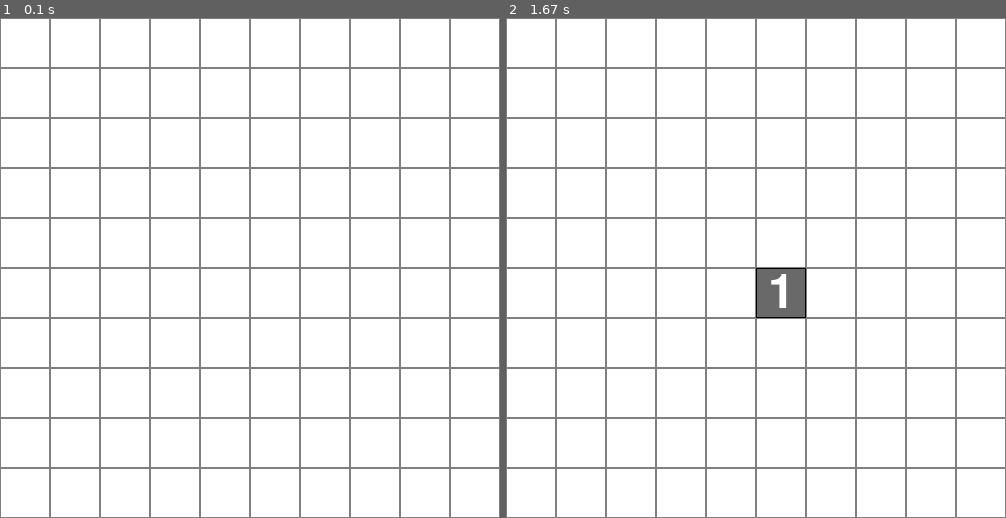
Above: before the commit, frames 1-2 (left to right).
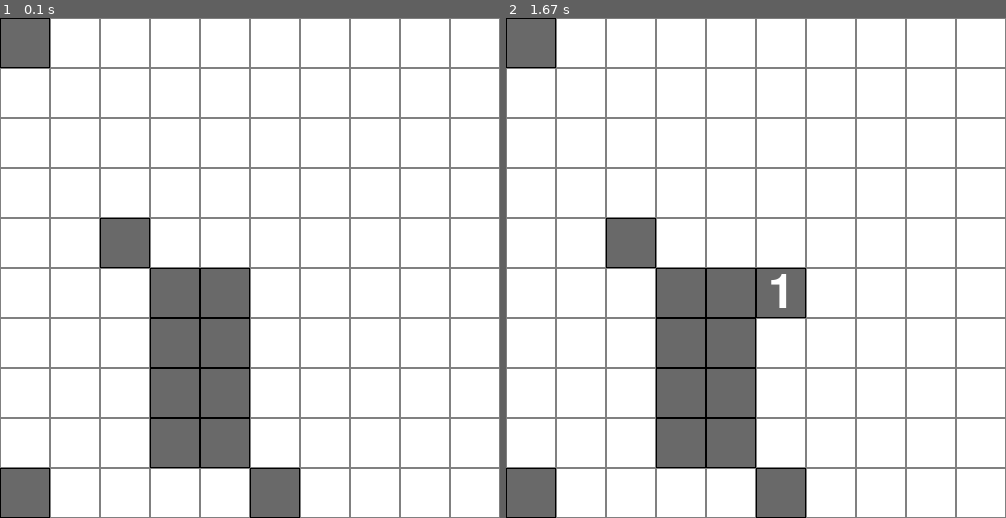
Above: after the commit, the same moments.

Repository: norbik2004/pygame_saper
Game: pygame game, started from main.py
Two runs of this game, one before a commit and one after it. Both use one fixed random seed, a clock stepped at 60 frames per second and the inputs below.
Inputs (mouse positions are in pixels of both pictures, inside the frame that each line leads up to):
- Up to frame 1 (0.1 s): no input
- Up to frame 2 (1.67 s): click (756, 268) at 0.38 s

The runs differ from the first frame. In frame 1, 12% of the frame differs, in the area x 0-60%, y 0-100%; in frame 2, 12%.

Commit message:
need to peck later

Diff:
--- a/main.py
+++ b/main.py
@@ -58,6 +58,14 @@
                         score += 1
             if (x, y) not in mines:
                 score_tab.append((x, y, score))
+                if score == 0:
+                    pygame.draw.rect(win, (105, 105, 105), (x * UNIT_SIZE, y * UNIT_SIZE, UNIT_SIZE, UNIT_SIZE))
+                    pygame.draw.rect(win, (0, 0, 0), (x * UNIT_SIZE, y * UNIT_SIZE, UNIT_SIZE, UNIT_SIZE), 1)
+                    for dx in range(-1, 2):
+                        for dy in range(-1, 2):
+                            pass
+                        # jutro dodziubie!
+
             score = 0
     return score_tab
 
